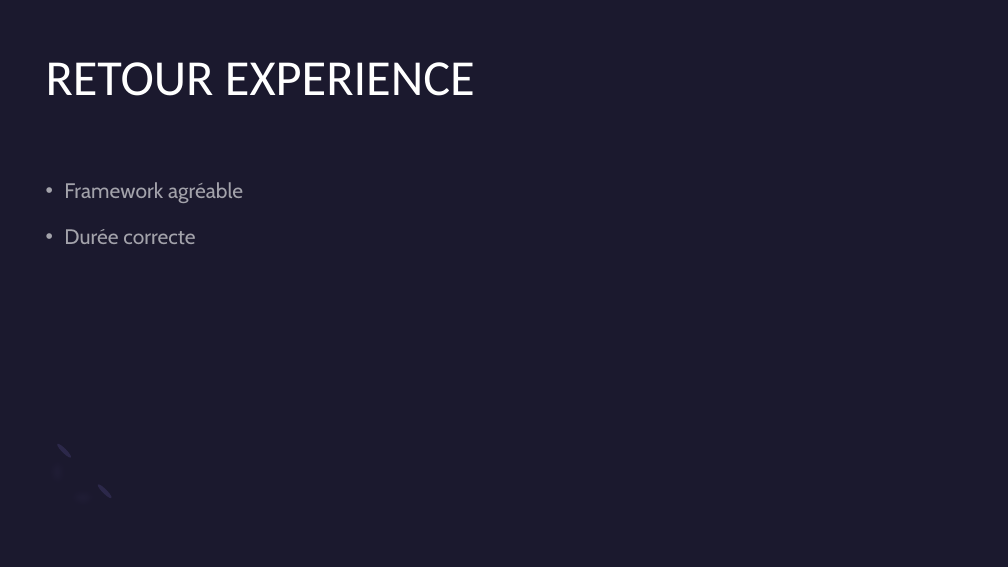
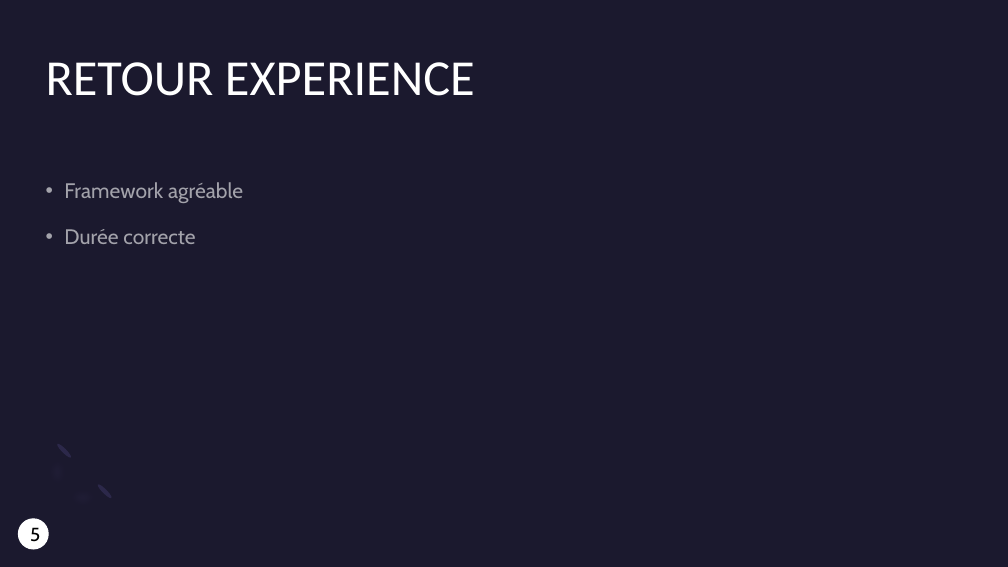
Before and after one commit to OphisDgn/projetBack_blog, a slide deck: slide 5 of Presentation_oral_LIEUTAUD_CELINE.pptx. Drawn at 1008x567 pixels with LibreOffice and Linux fonts; fonts in the diff are those of the drawing. Boxes give left, top, right and bottom in pixels: in the first picture for what was removed or moved away, otherwise in the second. Text is boxed around its words. In the diff, an @@ line names an element or a change of style, - is before the commit and + after.

```diff
--- a/Presentation_oral_LIEUTAUD_CELINE.pptx
+++ b/Presentation_oral_LIEUTAUD_CELINE.pptx
@@ ellipse added at (18, 519, 48, 549), fill #FFFFFF, outline #FFFFFF 1 pt, 18 pt, text #000000 @@
+5
```
Also in this commit, not shown: 3 other slides changed, 6 other files.
